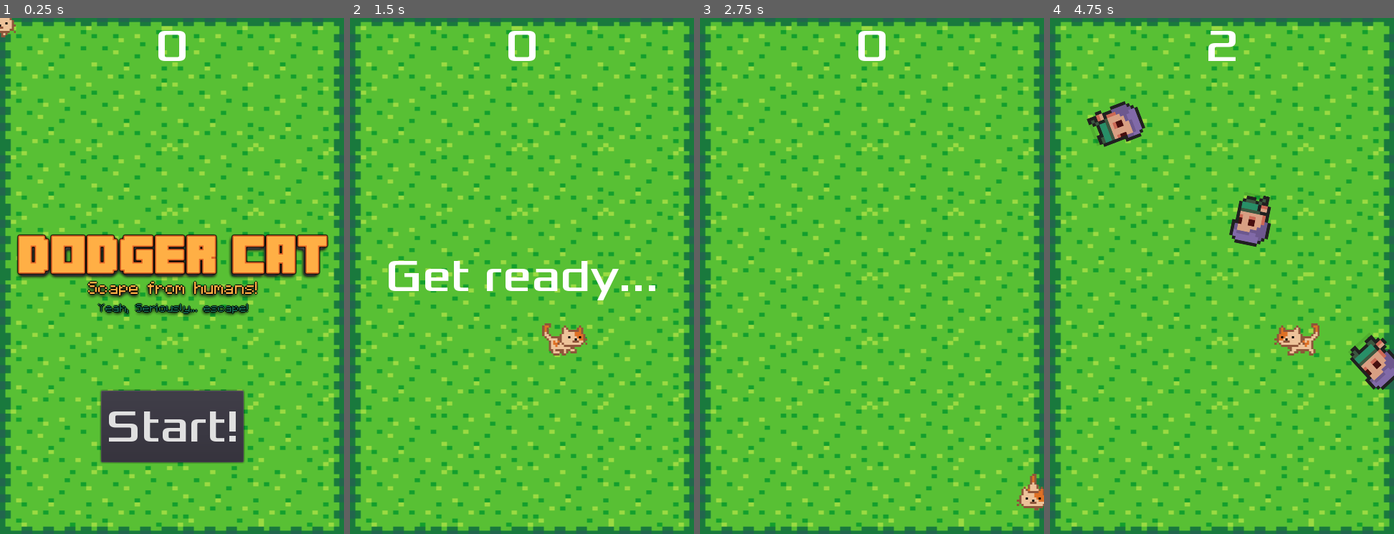
Above: before the commit, frames 1-4 (left to right).
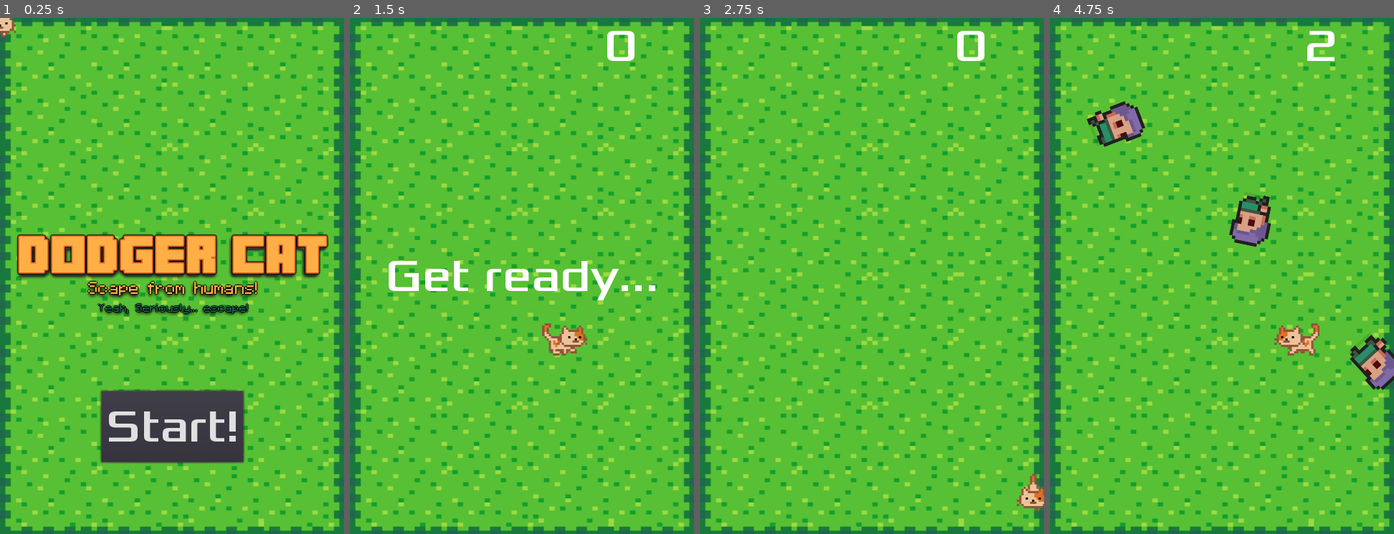
Above: after the commit, the same moments.

Repository: gughog/dodger-cat-godot
Game: Godot game, scene res://Main.tscn
Two runs of this game, one before a commit and one after it. Both use one fixed random seed, a clock stepped at 60 frames per second and the inputs below.
Inputs:
- Up to frame 1 (0.25 s): no input
- Up to frame 2 (1.5 s): click "Start!" at 0.5 s; hold Right (ui_right) from 1.28 s (still down)
- Up to frame 3 (2.75 s): release Right (ui_right) at 2.03 s; hold Down (ui_down) from 2.03 s (still down)
- Up to frame 4 (4.75 s): release Down (ui_down) at 2.78 s; hold Right (ui_right) 2.78-3.53 s; hold Up (ui_up) 3.53-4.28 s; hold Left (ui_left) from 4.28 s (still down)

The runs differ from the first frame. In frame 1, 0.3% of the frame differs, in the area x 46-54%, y 2-9%; in frame 2, 0.6%, in the area x 46-83%, y 2-9%; in frame 3, 0.6%; in frame 4, 0.5%.

Commit message:
feat: added paw and hub fixes

Diff:
--- a/HUD.tscn
+++ b/HUD.tscn
@@ -19,6 +19,7 @@
 
 [node name="ScoreLabel" type="Label" parent="."]
 anchor_right = 1.0
+margin_left = 275.0
 margin_bottom = 78.0
 custom_fonts/font = SubResource( 1 )
 text = "0"
--- a/Main.gd
+++ b/Main.gd
@@ -7,6 +7,7 @@
 func _ready() -> void:
 	randomize();
 	$MenuMusic.play();
+	$HUD/ScoreLabel.hide();
 func new_game() -> void:
 	score = 0;
 	$Player.start($StartPosition.position);
@@ -17,6 +18,7 @@
 
 	$HUD.update_score(score);
 	$HUD/Logo.hide();
+	$HUD/ScoreLabel.show();
 	$HUD.show_message("Get ready...");
 
 func game_over() -> void:
@@ -29,6 +31,7 @@
 
 	yield(get_tree().create_timer(1.5), "timeout");
 	$MenuMusic.play();
+	$HUD/ScoreLabel.hide();
 	# Deletes all mobs in the "mobs" group
 	# get_tree().call_group("mobs", "queue_free");
 
--- a/Mob.tscn
+++ b/Mob.tscn
@@ -36,8 +36,7 @@
 [node name="AnimatedSprite" type="AnimatedSprite" parent="."]
 scale = Vector2( 0.75, 0.75 )
 frames = SubResource( 1 )
-animation = "walk"
-playing = true
+animation = "running"
 
 [node name="CollisionShape2D" type="CollisionShape2D" parent="."]
 shape = SubResource( 2 )
Binary file added: art/sprite_frames/paw/paw.png
Not shown, added: art/sprite_frames/paw/paw.png.import
Not shown, changed: art/sprite_frames/.DS_Store
